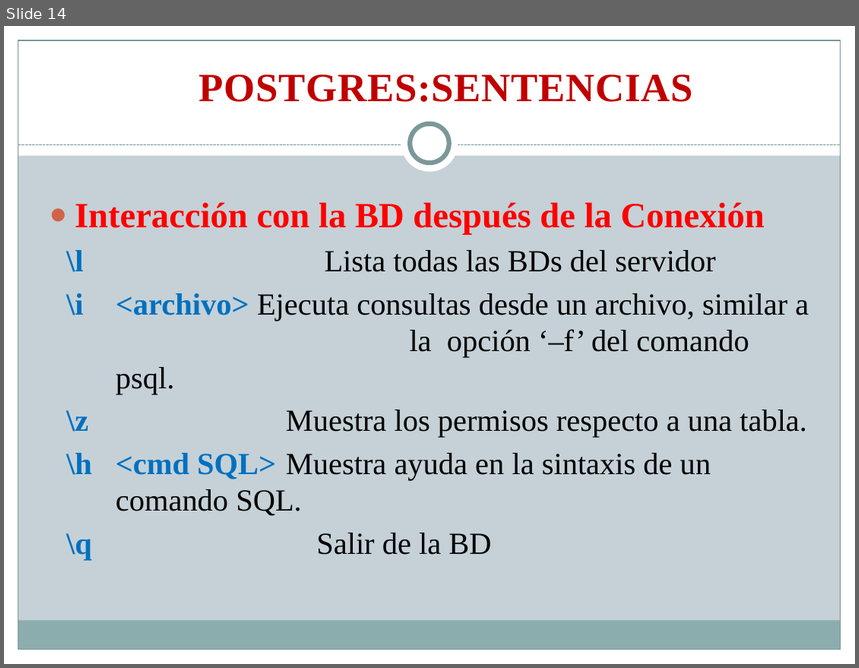
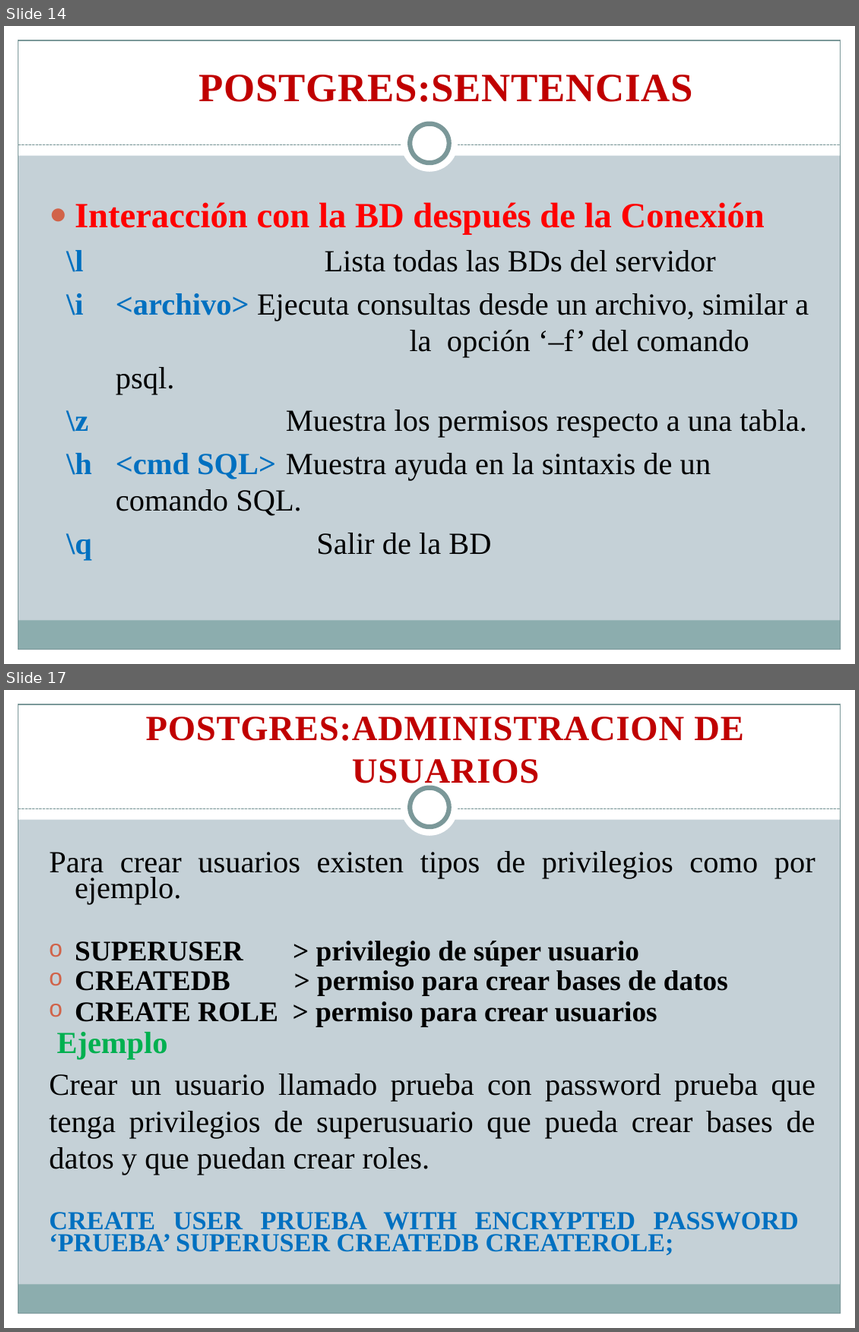
Before and after one commit to rudyrsr/Curso-DBMS, a slide deck: Dia 7 Y 8/Dia 7 - 8.pptx. Shown one above the other, each under a label of ours: slide 14 before the commit, slides 14 and 17 after it; the slides between them are not shown. The pictures are 859x668 and 859x1332 pixels, drawn with LibreOffice and Linux fonts; fonts in the diff are those of the drawing. Boxes give left, top, right and bottom in pixels: in the first picture for what was removed or moved away, otherwise in the second. Text is boxed around its words. In the diff, an @@ line names an element or a change of style, - is before the commit and + after.

```diff
--- a/Dia 7 Y 8/Dia 7 - 8.pptx
+++ b/Dia 7 Y 8/Dia 7 - 8.pptx
@@ slide 17 added at [4,690,855,1328], background #C5D1D7; not listed: 9 template elements that a slide beside it also shows @@
@@ text added at [146,717,744,790], 30 pt, text #C00000, bold @@
+POSTGRES:ADMINISTRACION DE USUARIOS
@@ text added at [49,851,816,1255], 26 pt, text #000000, bold @@
+Para crear usuarios existen tipos de privilegios como por ejemplo.
+o SUPERUSER > privilegio de súper usuario
+o CREATEDB > permiso para crear bases de datos
+o CREATE ROLE > permiso para crear usuarios
+Ejemplo
+Crear un usuario llamado prueba con password prueba que tenga privilegios de superusuario que pueda crear bases de datos y que puedan crear roles.
+CREATE USER PRUEBA WITH ENCRYPTED PASSWORD ‘PRUEBA’ SUPERUSER CREATEDB CREATEROLE;
```
Also in this commit, not shown: 2 slides changed, 8 other slides added, 2 other files.
